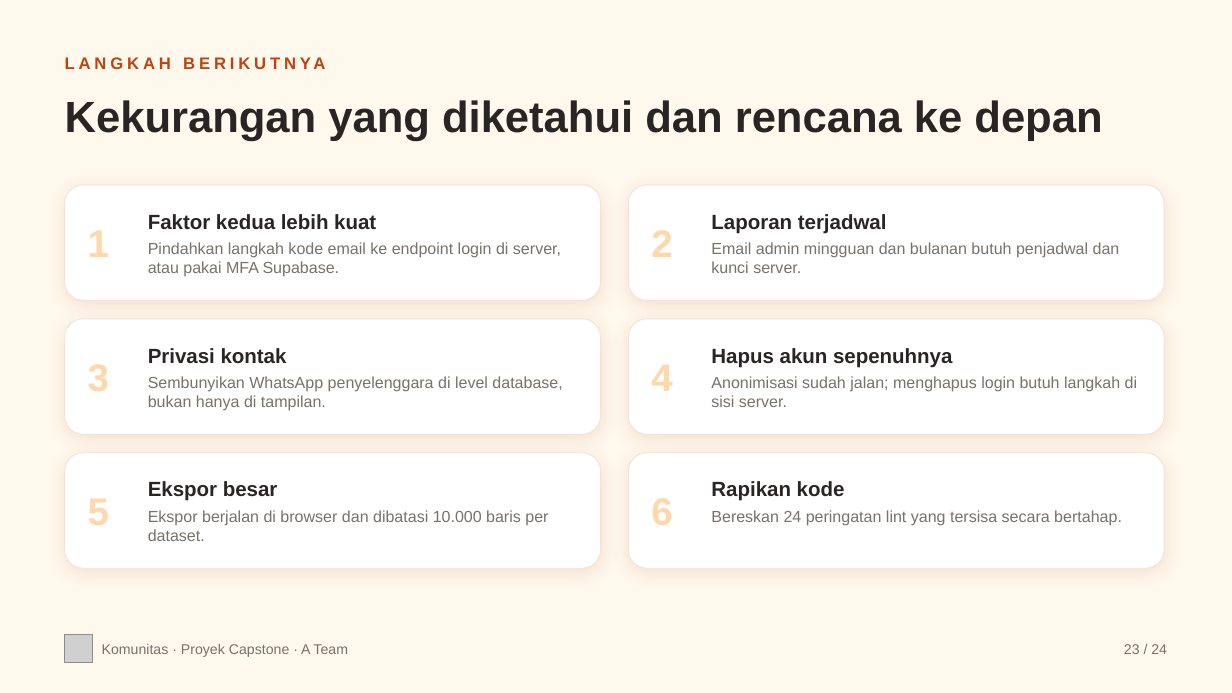
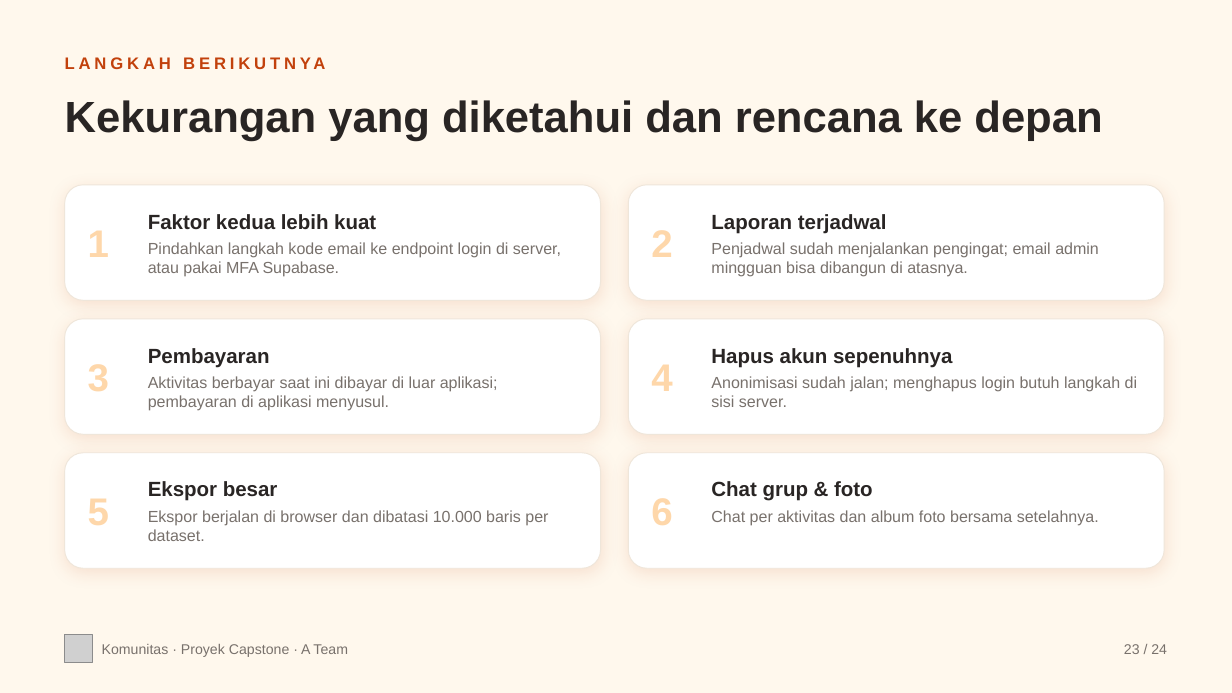
Before and after one commit to NebsPutra/Capstone-Dummy, a slide deck: slide 23 of flyer/PITCH DECK CAPSTONE.pptx. Drawn at 1232x693 pixels with LibreOffice and Linux fonts; fonts in the diff are those of the drawing; grey boxes stand for pictures. Boxes give left, top, right and bottom in pixels: in the first picture for what was removed or moved away, otherwise in the second. Text is boxed around its words. In the diff, an @@ line names an element or a change of style, - is before the commit and + after.

```diff
--- a/flyer/PITCH DECK CAPSTONE.pptx
+++ b/flyer/PITCH DECK CAPSTONE.pptx
@@ text at (711, 242, 1099, 277): text changed @@
-Email admin mingguan dan bulanan butuh penjadwal dan kunci server.
+Penjadwal sudah menjalankan pengingat; email admin mingguan bisa dibangun di atasnya.
@@ text at (148, 348, 270, 367): text changed @@
-Privasi kontak
+Pembayaran
@@ text at (148, 376, 498, 411): text changed @@
-Sembunyikan WhatsApp penyelenggara di level database, bukan hanya di tampilan.
+Aktivitas berbayar saat ini dibayar di luar aplikasi; pembayaran di aplikasi menyusul.
@@ text at (711, 481, 873, 501): text changed @@
-Rapikan kode
+Chat grup & foto
@@ text at (711, 510, 1099, 526): text changed @@
-Bereskan 24 peringatan lint yang tersisa secara bertahap.
+Chat per aktivitas dan album foto bersama setelahnya.
```
Also in this commit, not shown: 6 other slides changed, 3 other files.
